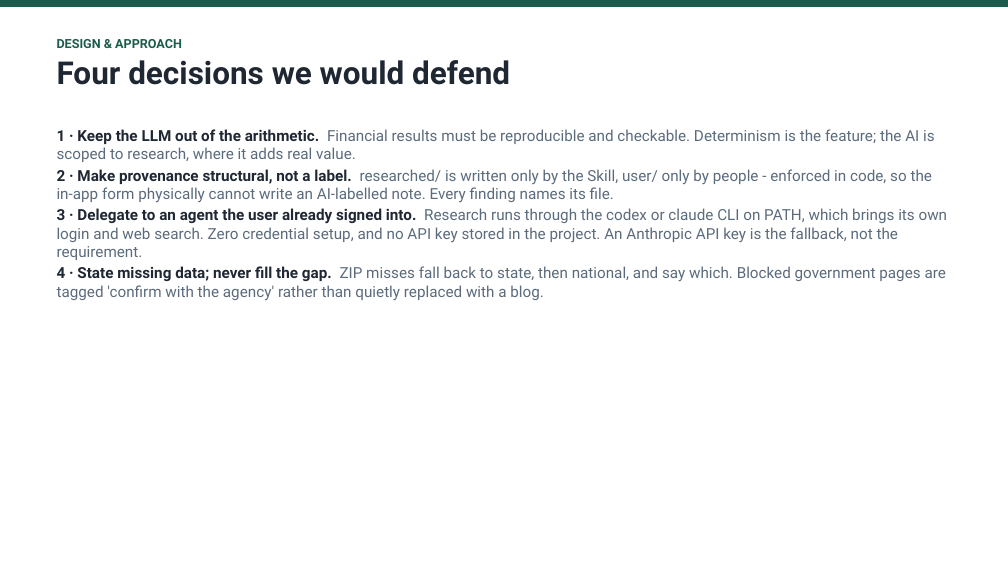
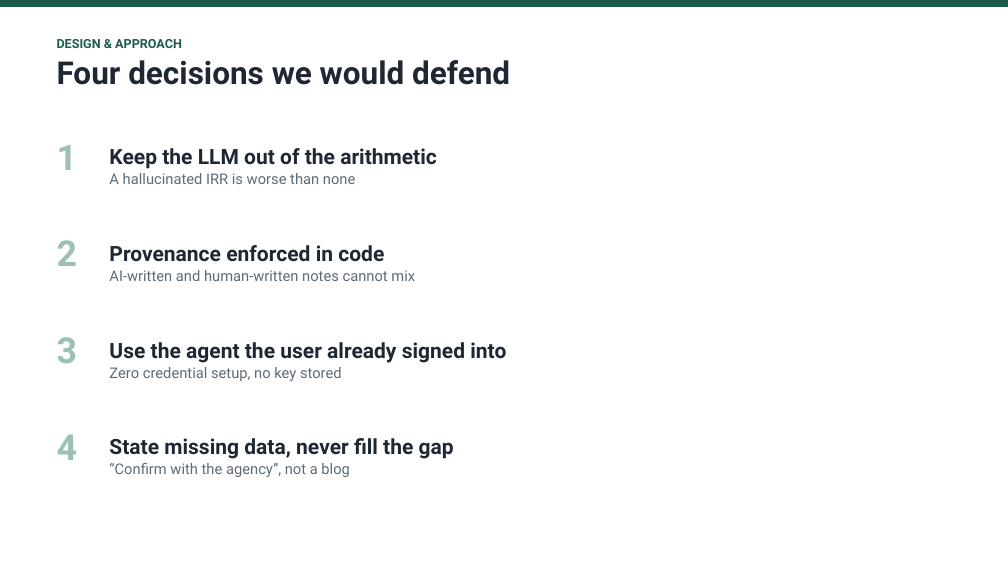
Before and after one commit to AsisNath/Real-Estate-Investment-Decision-Support, a slide deck: slide 4 of docs/submission/NorthStar-Presentation.pptx. Drawn at 1008x567 pixels with LibreOffice and Linux fonts; fonts in the diff are those of the drawing. Boxes give left, top, right and bottom in pixels: in the first picture for what was removed or moved away, otherwise in the second. Text is boxed around its words. In the diff, an @@ line names an element or a change of style, - is before the commit and + after.

```diff
--- a/docs/submission/NorthStar-Presentation.pptx
+++ b/docs/submission/NorthStar-Presentation.pptx
@@ text removed at <box>57,129,948,300</box> @@
-1 · Keep the LLM out of the arithmetic. Financial results must be reproducible and checkable. Determinism is the feature; the AI is scoped to research, where it adds real value.
-2 · Make provenance structural, not a label. researched/ is written only by the Skill, user/ only by people - enforced in code, so the in-app form physically cannot write an AI-labelled note. Every finding names its file.
-3 · Delegate to an agent the user already signed into. Research runs through the codex or claude CLI on PATH, which brings its own login and web search. Zero credential setup, and no API key stored in the project. An Anthropic API key is the fallback, not the requirement.
-4 · State missing data; never fill the gap. ZIP misses fall back to state, then national, and say which. Blocked government pages are tagged 'confirm with the agency' rather than quietly replaced with a blog.
@@ text added at <box>57,145,77,170</box>, 34 pt, text #9CC0B4, bold @@
+1
@@ text added at <box>109,148,437,184</box>, 14 pt, text #5B6B7C @@
+Keep the LLM out of the arithmetic
+A hallucinated IRR is worse than none
@@ text added at <box>57,240,77,266</box>, 34 pt, text #9CC0B4, bold @@
+2
@@ text added at <box>109,245,415,281</box>, 14 pt, text #5B6B7C @@
+Provenance enforced in code
+AI-written and human-written notes cannot mix
@@ text added at <box>57,337,77,363</box>, 34 pt, text #9CC0B4, bold @@
+3
@@ text added at <box>109,342,506,381</box>, 20 pt, text #1F2733, bold @@
+Use the agent the user already signed into
+Zero credential setup, no key stored
@@ text added at <box>57,435,77,460</box>, 34 pt, text #9CC0B4, bold @@
+4
@@ text added at <box>109,438,454,477</box>, 20 pt, text #1F2733, bold @@
+State missing data, never fill the gap
+“Confirm with the agency”, not a blog
```
Also in this commit, not shown: 2 other slides changed, 1 slide added, 1 slide removed, 4 other files.
